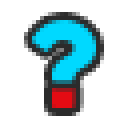
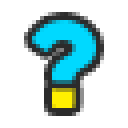
Revision of a layered 128 × 128 image; what changed, layer by layer:
showed "Forma 1 Kopie 4" over box(52, 88, 76, 108)
hid "Forma 1" (4th of 5, in "Gruppe 2") over box(52, 88, 76, 108)
